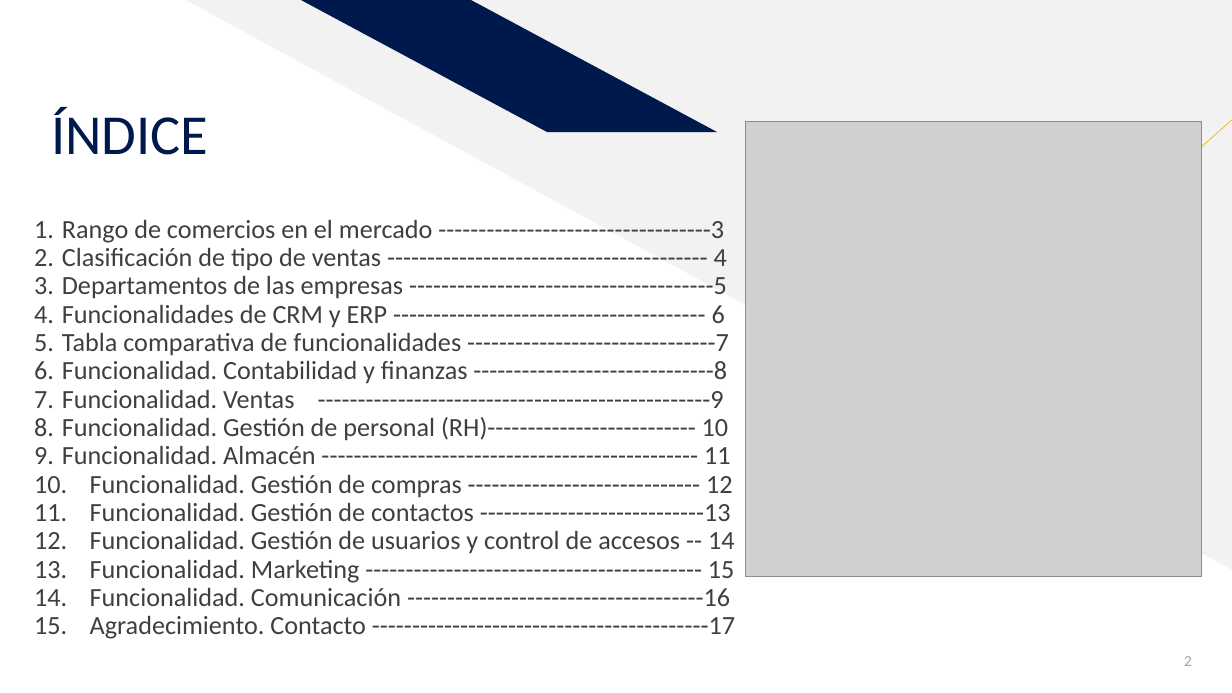
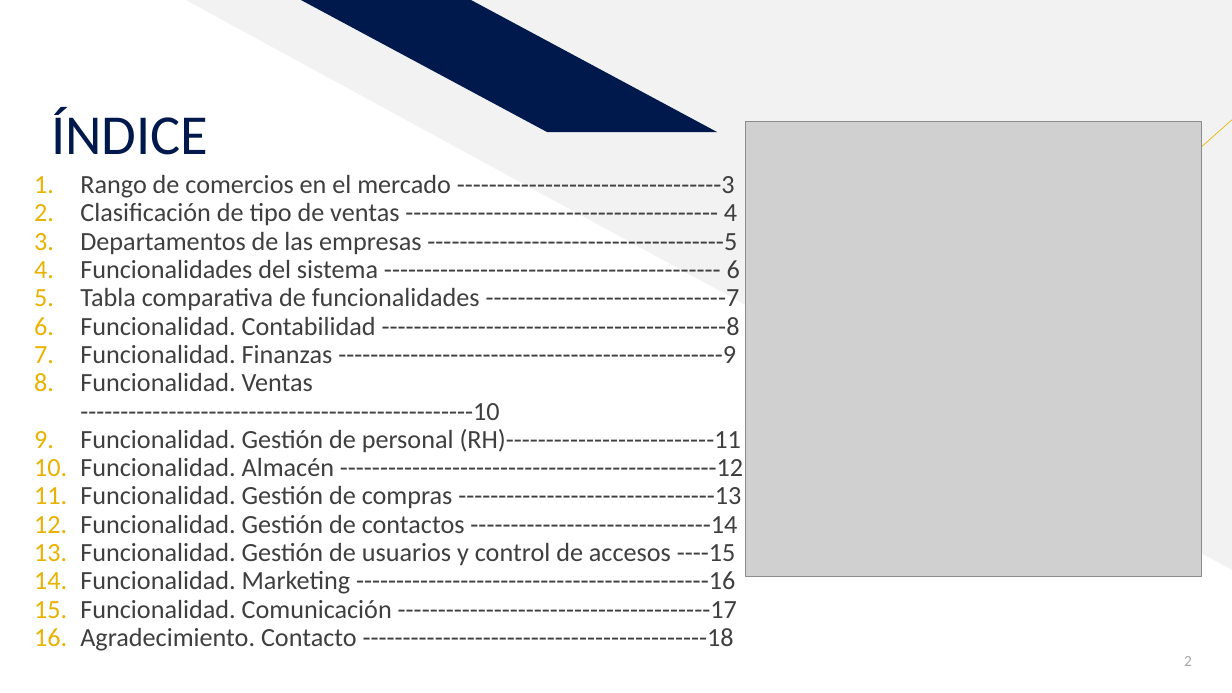
Before and after one commit to MDGomezM/CRMyERP.github.io, a slide deck: slide 2 of ProyectoCRMyERP/presentacion.pptx. Drawn at 1232x693 pixels with LibreOffice and Linux fonts; fonts in the diff are those of the drawing; grey boxes stand for pictures. Boxes give left, top, right and bottom in pixels: in the first picture for what was removed or moved away, otherwise in the second. Text is boxed around its words. In the diff, an @@ line names an element or a change of style, - is before the commit and + after.

```diff
--- a/ProyectoCRMyERP/presentacion.pptx
+++ b/ProyectoCRMyERP/presentacion.pptx
@@ text at [80, 175, 743, 651]: text changed @@
-1. Rango de comercios en el mercado ----------------------------------3
-2. Clasificación de tipo de ventas ---------------------------------------- 4
-3. Departamentos de las empresas --------------------------------------5
-4. Funcionalidades de CRM y ERP --------------------------------------- 6
-5. Tabla comparativa de funcionalidades -------------------------------7
-6. Funcionalidad. Contabilidad y finanzas ------------------------------8
-7. Funcionalidad. Ventas -------------------------------------------------9
-8. Funcionalidad. Gestión de personal (RH)-------------------------- 10
-9. Funcionalidad. Almacén ----------------------------------------------- 11
-10. Funcionalidad. Gestión de compras ----------------------------- 12
-11. Funcionalidad. Gestión de contactos ----------------------------13
-12. Funcionalidad. Gestión de usuarios y control de accesos -- 14
-13. Funcionalidad. Marketing ------------------------------------------ 15
-14. Funcionalidad. Comunicación -------------------------------------16
-15. Agradecimiento. Contacto ------------------------------------------17
+1. Rango de comercios en el mercado ---------------------------------3
+2. Clasificación de tipo de ventas --------------------------------------- 4
+3. Departamentos de las empresas -------------------------------------5
+4. Funcionalidades del sistema ------------------------------------------ 6
+5. Tabla comparativa de funcionalidades ------------------------------7
+6. Funcionalidad. Contabilidad -------------------------------------------8
+7. Funcionalidad. Finanzas ------------------------------------------------9
+8. Funcionalidad. Ventas -------------------------------------------------10
+9. Funcionalidad. Gestión de personal (RH)--------------------------11
+10. Funcionalidad. Almacén -----------------------------------------------12
+11. Funcionalidad. Gestión de compras --------------------------------13
+12. Funcionalidad. Gestión de contactos ------------------------------14
+13. Funcionalidad. Gestión de usuarios y control de accesos ----15
+14. Funcionalidad. Marketing --------------------------------------------16
+15. Funcionalidad. Comunicación ---------------------------------------17
+16. Agradecimiento. Contacto -------------------------------------------18
```
Also in this commit, not shown: 3 other slides changed, 1 slide added, 3 other files.
